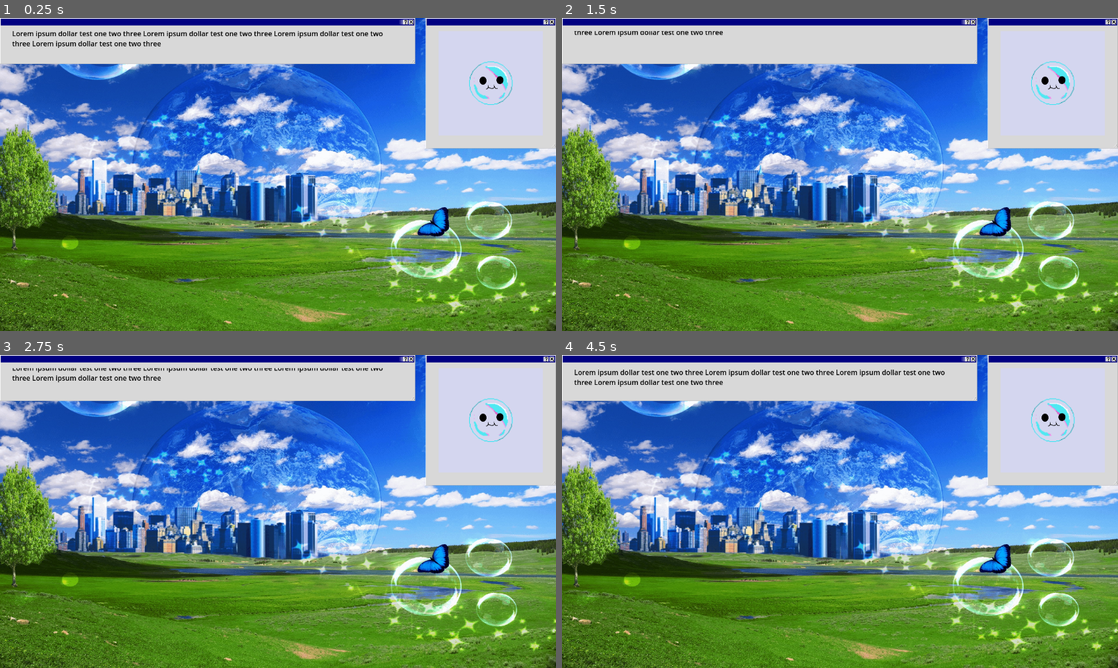
Above: before the commit, frames 1-4 (two rows, left to right).
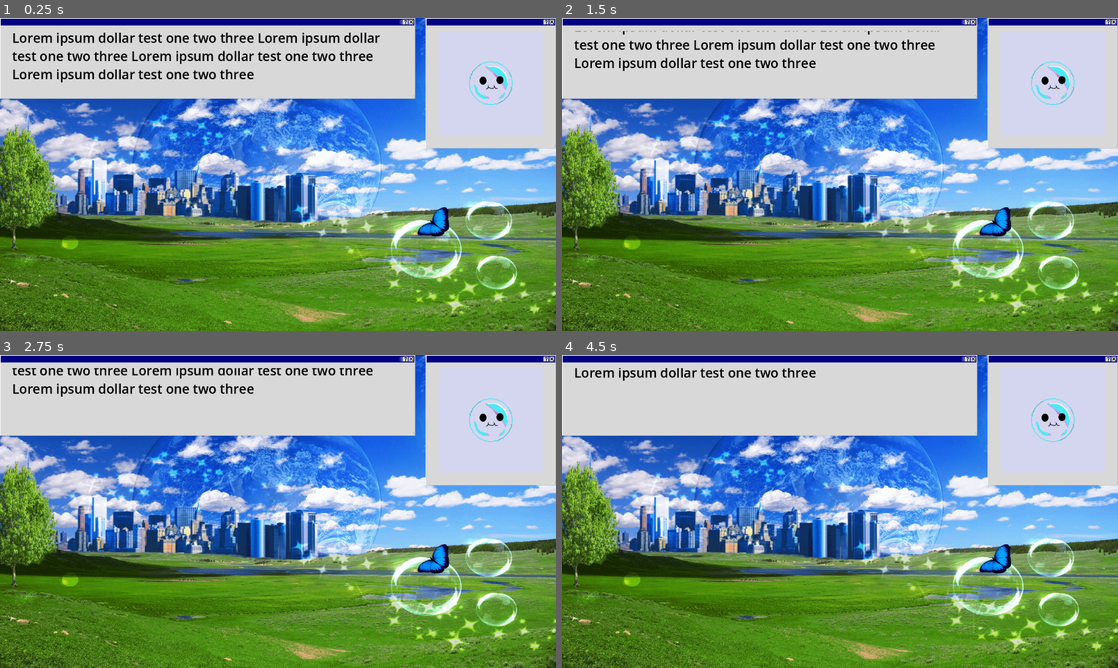
Above: after the commit, the same moments.

Repository: MayerDaniel/ggj2025_bubble_soiree
Game: Godot game, scene res://Scenes/PartyScreen/TestScene.tscn
Same seed, same stepped clock (60 frames per second), same inputs: the game is played once before the commit and once after it. This scene is started directly instead of the project's main scene.
Inputs:
- Up to frame 1 (0.25 s): no input
- Up to frame 2 (1.5 s): no input
- Up to frame 3 (2.75 s): no input
- Up to frame 4 (4.5 s): no input

The runs differ from the first frame. In frame 1, 11% of the frame differs, in the area x 0-75%, y 4-26%; in frame 2, 9.5%; in frame 3, 9.9%; in frame 4, 9.3%.

Commit message:
finished

Diff:
--- a/bubbly!/Scenes/AlertBox/alert_box.tscn
+++ b/bubbly!/Scenes/AlertBox/alert_box.tscn
@@ -12,11 +12,11 @@
 "RESET": SubResource("Animation_igwwf")
 }
 
+[sub_resource type="Animation" id="Animation_ia7fq"]
+
 [sub_resource type="Animation" id="Animation_mjv7s"]
 length = 5.0
 step = 0.1
-
-[sub_resource type="Animation" id="Animation_ia7fq"]
 
 [sub_resource type="Animation" id="Animation_hereo"]
 
@@ -66,6 +66,7 @@
 grow_horizontal = 2
 grow_vertical = 2
 theme_override_colors/default_color = Color(0, 0, 0, 1)
+theme_override_font_sizes/normal_font_size = 30
 text = "Lorem ipsum dollar test one two three Lorem ipsum dollar test one two three Lorem ipsum dollar test one two three Lorem ipsum dollar test one two three "
 fit_content = true
 
--- a/bubbly!/Scenes/PartyScreen/PartyScreen.tscn
+++ b/bubbly!/Scenes/PartyScreen/PartyScreen.tscn
@@ -134,9 +134,12 @@
 metadata/_edit_use_anchors_ = true
 
 [node name="ScrollContainer" type="ScrollContainer" parent="PanelContainer/PlacementZone"]
-layout_mode = 0
-offset_right = 979.0
-offset_bottom = 716.0
+layout_mode = 1
+anchors_preset = -1
+anchor_right = 0.765
+anchor_bottom = 0.994
+offset_right = -0.200073
+offset_bottom = 0.320007
 horizontal_scroll_mode = 3
 vertical_scroll_mode = 3
 
--- a/bubbly!/Scenes/PartyScreen/WebSocketListener.gd
+++ b/bubbly!/Scenes/PartyScreen/WebSocketListener.gd
@@ -70,7 +70,7 @@
 	texture_rect.texture = texture
 
 func new_activity():
-	bubble.scale += Vector2(bubble.shrink_rate, bubble.shrink_rate) * 2
+	bubble.scale += Vector2(bubble.shrink_rate, bubble.shrink_rate) * 3
 
 # Called every frame. 'delta' is the elapsed time since the previous frame.
 func _process(_delta: float) -> void:
--- a/bubbly!/Scenes/PartyScreen/big_board.gd
+++ b/bubbly!/Scenes/PartyScreen/big_board.gd
@@ -34,7 +34,7 @@
 func vertical_auto_scroll_with_rescroll():
 	var scroll_bar = v_scroll_bar
 	var current_scroll_value: float = scroll_bar.value
-	if scroll_bar.max_value > 700: ##this value is dependant on the size of the box and will need to be tweaked
+	if scroll_bar.max_value > 700 * 3: ##this value is dependant on the size of the box and will need to be tweaked
 		if current_scroll_value >= scroll_bar.max_value:
 			scroll_bar.value = scroll_bar.min_value
 		else:
--- a/bubbly!/Scenes/PartyScreen/prompt_and_answers.gd
+++ b/bubbly!/Scenes/PartyScreen/prompt_and_answers.gd
@@ -41,7 +41,7 @@
 func vertical_auto_scroll_with_rescroll():
 	var scroll_bar = prompt_text_label.get_v_scroll_bar()
 	var current_scroll_value: float = scroll_bar.value
-	if scroll_bar.max_value > 25: ##this value is dependant on the size of the box and will need to be tweaked
+	if scroll_bar.max_value > 50: ##this value is dependant on the size of the box and will need to be tweaked
 		if current_scroll_value >= scroll_bar.max_value:
 			scroll_bar.value = scroll_bar.min_value
 		else:
--- a/bubbly!/Scenes/PartyScreen/prompt_and_answers.tscn
+++ b/bubbly!/Scenes/PartyScreen/prompt_and_answers.tscn
@@ -35,6 +35,7 @@
 custom_minimum_size = Vector2(900, 0)
 layout_mode = 2
 theme_override_colors/default_color = Color(0, 0, 0, 1)
+theme_override_font_sizes/normal_font_size = 30
 text = "Lorem ipsum dollar test one two three Lorem ipsum dollar test one two three Lorem ipsum dollar test one two three Lorem ipsum dollar test one two three "
 fit_content = true
 
--- a/bubbly!/Scenes/PartyScreen/response_box.tscn
+++ b/bubbly!/Scenes/PartyScreen/response_box.tscn
@@ -37,5 +37,6 @@
 custom_minimum_size = Vector2(260, 50)
 layout_mode = 2
 theme_override_colors/default_color = Color(0.31982, 0.527251, 1, 1)
+theme_override_font_sizes/normal_font_size = 30
 text = "Example answer that is at least this long lol"
 scroll_active = false
Binary file added: bubbly!/Resources/Fonts/game_font_7.ttf
Not shown, added: bubbly!/Resources/Fonts/game_font_7.ttf.import
